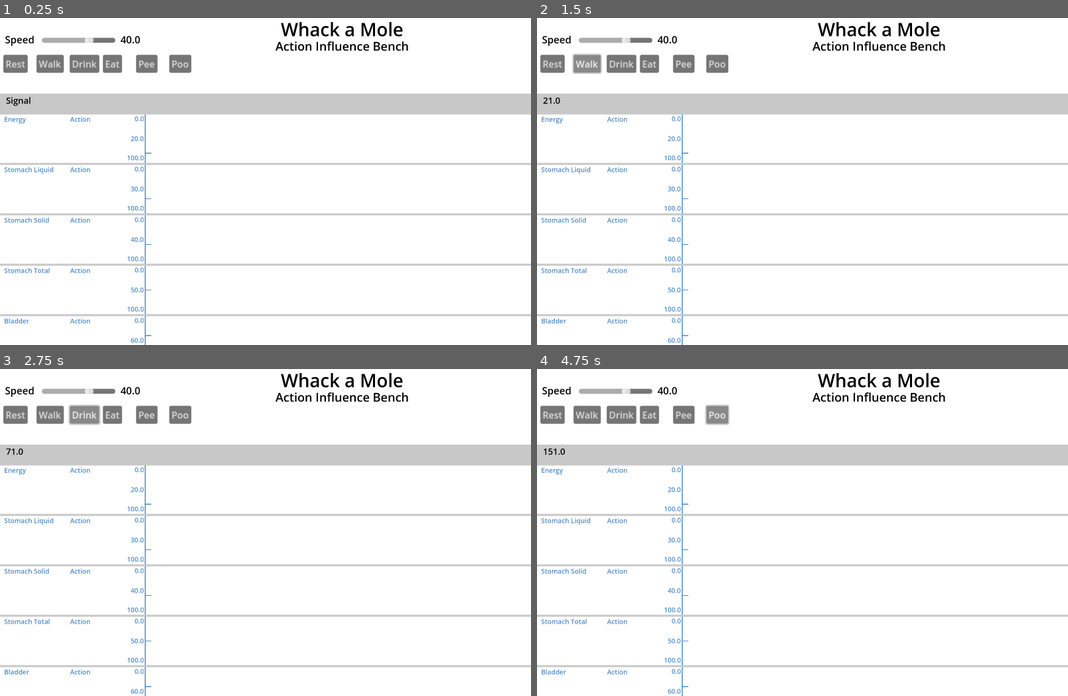
Above: before the commit, frames 1-4 (two rows, left to right).
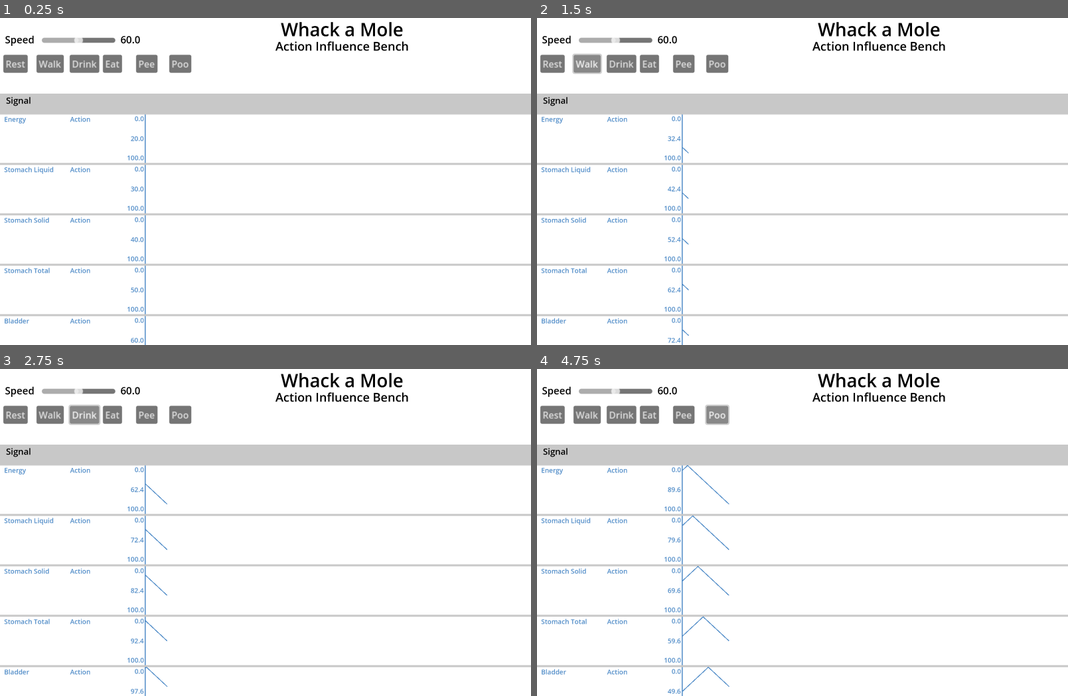
Above: after the commit, the same moments.

Repository: steampunkmind/mitw-action-influence-bench
Game: Godot game, scene res://bench.tscn
The game is run twice, just before and just after one commit, with the same random seed, the same clock (stepped at 60 frames per second) and the same inputs.
Inputs:
- Up to frame 1 (0.25 s): no input
- Up to frame 2 (1.5 s): click "Rest" at 0.5 s; click "Walk" at 1.25 s
- Up to frame 3 (2.75 s): click "Drink" at 2 s
- Up to frame 4 (4.75 s): click "Eat" at 2.75 s; click "Pee" at 3.5 s; click "Poo" at 4.25 s

The runs differ from the first frame. In frame 1, less than 0.1% of the frame differs, in the area x 14-29%, y 5-98%; in frame 2, 0.3%; in frame 3, 0.4%; in frame 4, 0.5%, in the area x 1-37%, y 5-100%.

Commit message:
Adds frames to graph.

Diff:
--- a/bench.tscn
+++ b/bench.tscn
@@ -20,7 +20,7 @@
 offset_right = 3300.0
 offset_bottom = 1950.0
 script = ExtResource("1_3f1fh")
-frame_rate = 40.0
+frame_rate = 60.0
 
 [node name="Header" type="Label" parent="."]
 layout_mode = 0
@@ -58,7 +58,7 @@
 offset_right = 320.0
 offset_bottom = 121.0
 scale = Vector2(3, 3)
-max_value = 60.0
+max_value = 120.0
 step = 0.5
 
 [node name="FrameRateValue" type="Label" parent="."]
--- a/signal_graph.gd
+++ b/signal_graph.gd
@@ -31,4 +31,6 @@
 
 func add_frame() -> void:
 	frame_count = frame_count + 1
-	$Label.text = str(frame_count)
+	for child in get_children():
+		if (is_instance_of(child, SignalGraphRow)):
+			child.add_frame_to_graph()
--- a/signal_graph_row.gd
+++ b/signal_graph_row.gd
@@ -4,6 +4,7 @@
 var signal_min
 var signal_max
 var signal_value
+var signal_change_value = 0.4 #TEMP FOR TESTING
 
 
 # Called when the node enters the scene tree for the first time.
@@ -21,10 +22,6 @@
 	point = $SignalLine.get_point_position(1)
 	point.y = signal_value_y()
 	$SignalLine.set_point_position(1, point)
-
-
-func signal_value_y() -> float:
-	return size.y - (signal_value * (size.y/(signal_max - signal_min)))
 
 
 # Called every frame. 'delta' is the elapsed time since the previous frame.
@@ -50,4 +47,39 @@
 
 func set_signal_value(value: float) -> void:
 	signal_value = value
-	$SignalValue.text = str(value)
+	$SignalValue.text = str("%.1f" % value)
+
+
+func add_frame_to_graph() -> void:
+	var line = $SignalLine
+
+	# Move points to right
+	for i in range(line.get_point_count()):
+		var point = line.get_point_position(i)
+		point.x = point.x + 1
+		line.set_point_position(i, point)
+
+	# Remove if off right side
+	if (line.get_point_position(0).x > size.x):
+		line.remove_point(0)
+
+	# Add new point
+	var point = line.get_point_position(line.get_point_count()-1)
+	point.x = point.x - 1
+	update_signal_change_value()
+	point.y = signal_value_y()
+	line.add_point(point)
+
+
+# Utils
+func update_signal_change_value() -> void:
+	#TEMP TO CREATE CHANGING POINT
+	if (signal_value < signal_min):
+		signal_change_value = +.4
+	elif (signal_value > signal_max):
+		signal_change_value = -.4
+	set_signal_value(signal_value + signal_change_value)
+
+
+func signal_value_y() -> float:
+	return size.y - (signal_value * (size.y/(signal_max - signal_min)))
--- a/signal_graph_row.tscn
+++ b/signal_graph_row.tscn
@@ -63,6 +63,6 @@
 default_color = Color(0.313726, 0.54902, 0.784314, 1)
 
 [node name="SignalLine" type="Line2D" parent="."]
-points = PackedVector2Array(700, 50, 730, 50)
+points = PackedVector2Array(700, 50, 700, 50)
 width = 4.0
 default_color = Color(0.313726, 0.54902, 0.784314, 1)
